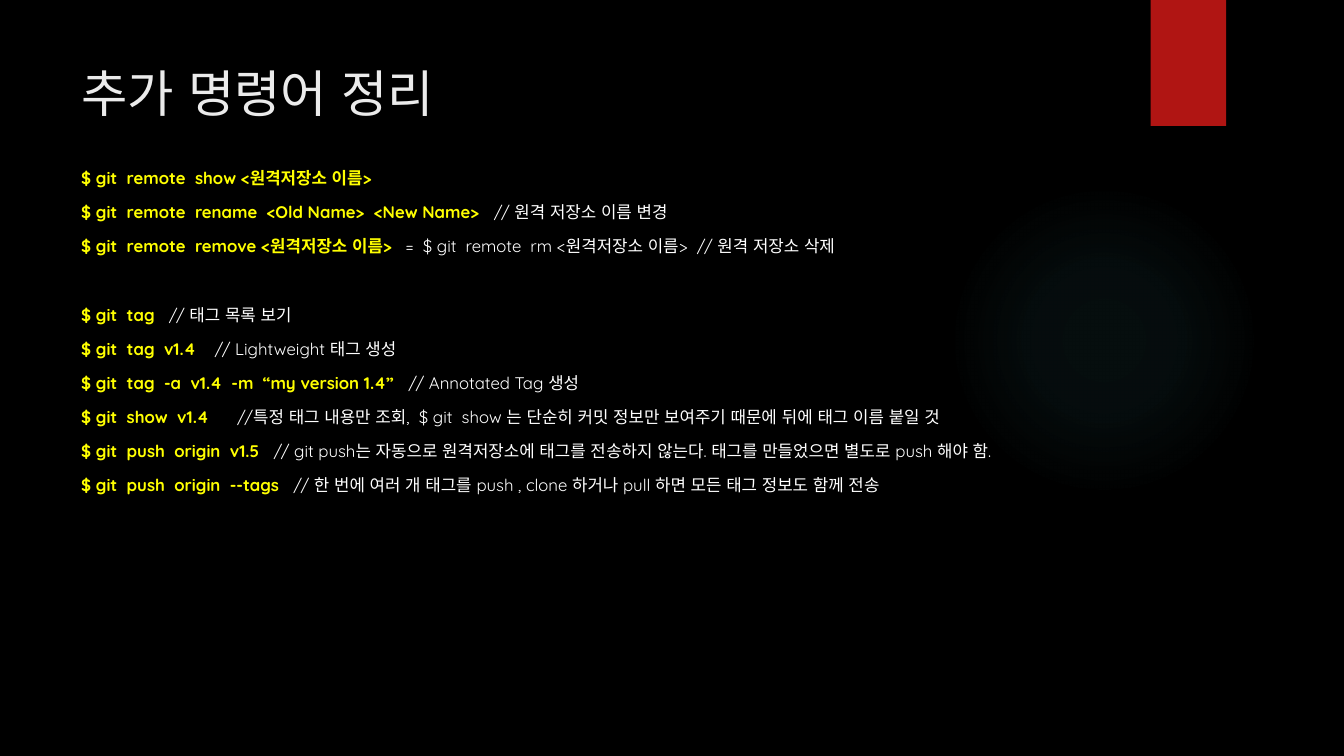
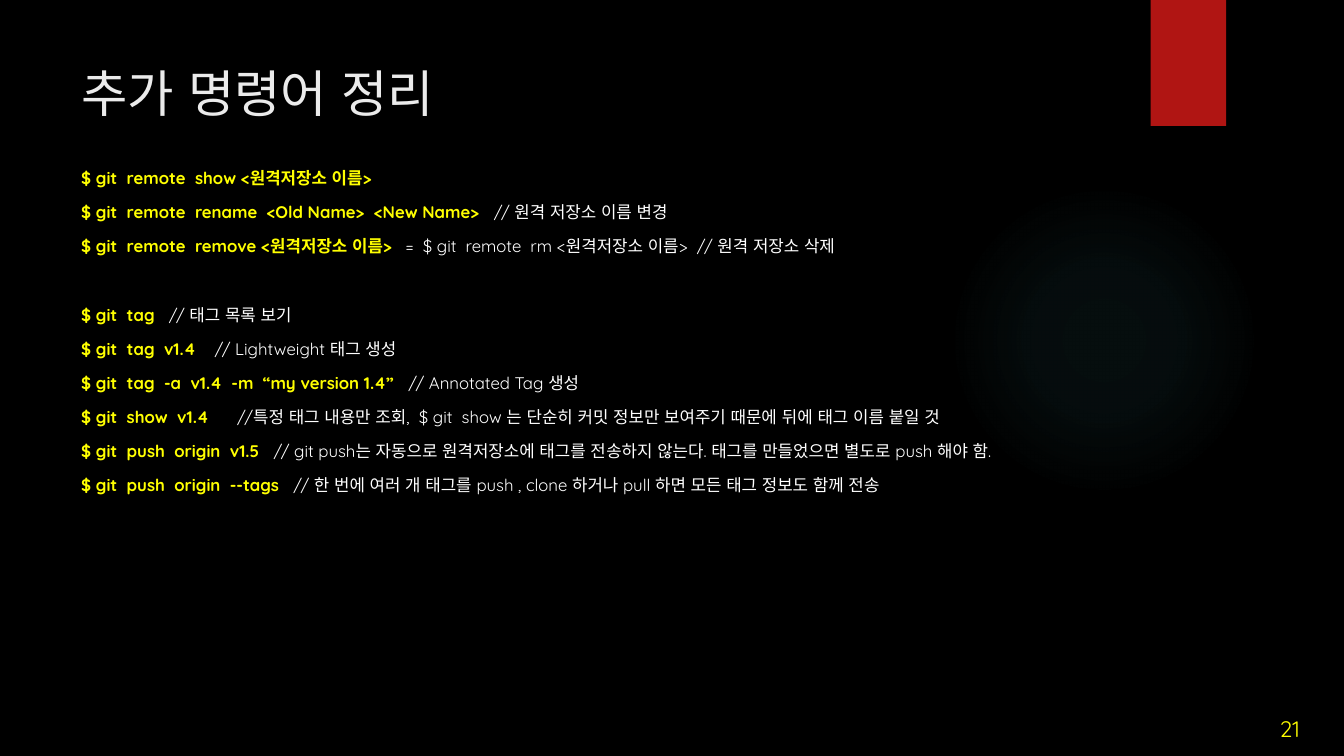
Before and after one commit to iredseal/Learning, a slide deck: slide 21 of Tools/git/SW 형상 관리.pptx. Drawn at 1344x756 pixels with LibreOffice and Linux fonts; fonts in the diff are those of the drawing; background and template pictures are left out. Boxes give left, top, right and bottom in pixels: in the first picture for what was removed or moved away, otherwise in the second. Text is boxed around its words. In the diff, an @@ line names an element or a change of style, - is before the commit and + after.

```diff
--- a/Tools/git/SW 형상 관리.pptx
+++ b/Tools/git/SW 형상 관리.pptx
@@ page number added at bbox=[1280, 721, 1300, 737], 16 pt, text #FFFF00 @@
+21
```
Also in this commit, not shown: 25 other slides changed, 1 other file.
